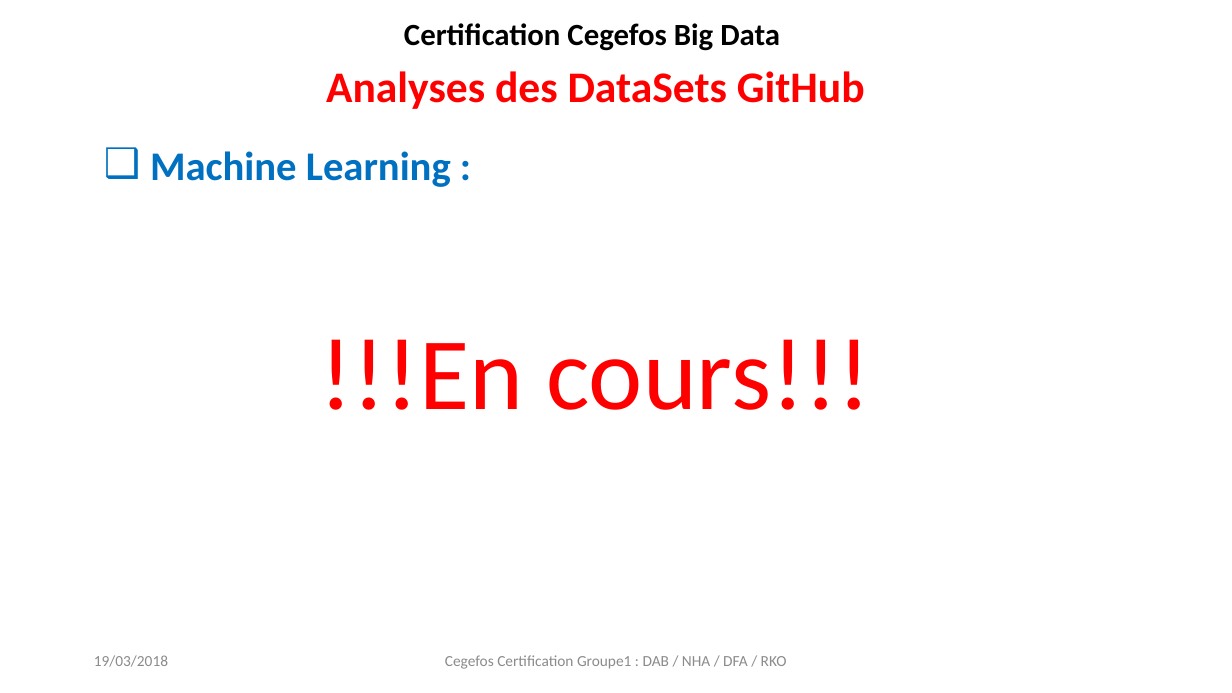
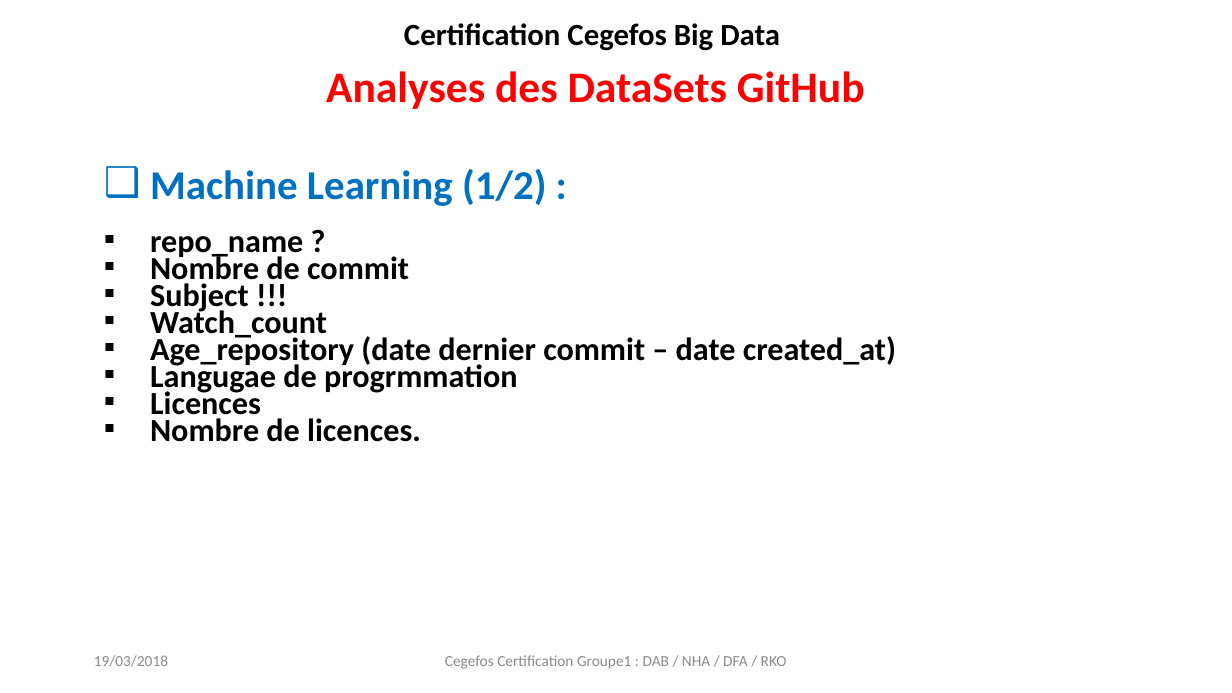
Before and after one commit to chams2012/bigDataGr1, a slide deck: slide 23 of projet_certification_github_group1.pptx (slide 13 before the commit). Drawn at 1232x693 pixels with LibreOffice and Linux fonts; fonts in the diff are those of the drawing. Boxes give left, top, right and bottom in pixels: in the first picture for what was removed or moved away, otherwise in the second. Text is boxed around its words. In the diff, an @@ line names an element or a change of style, - is before the commit and + after.

Commit message:
présentation : ML

```diff
--- a/projet_certification_github_group1.pptx
+++ b/projet_certification_github_group1.pptx
@@ text at [150, 169, 896, 442]: text changed; size 31.7 to 25.1 pt; text colour #0070C0 to #000000 @@
-❑ Machine Learning :
+❑ Machine Learning (1/2) :
+▪ repo_name ?
+▪ Nombre de commit
+▪ Subject !!!
+▪ Watch_count
+▪ Age_repository (date dernier commit – date created_at)
+▪ Langugae de progrmmation
+▪ Licences
+▪ Nombre de licences.
@@ title removed at [319, 339, 871, 410] @@
-!!!En cours!!!
```
Also in this commit, not shown: 16 other slides changed, 2 other files.
